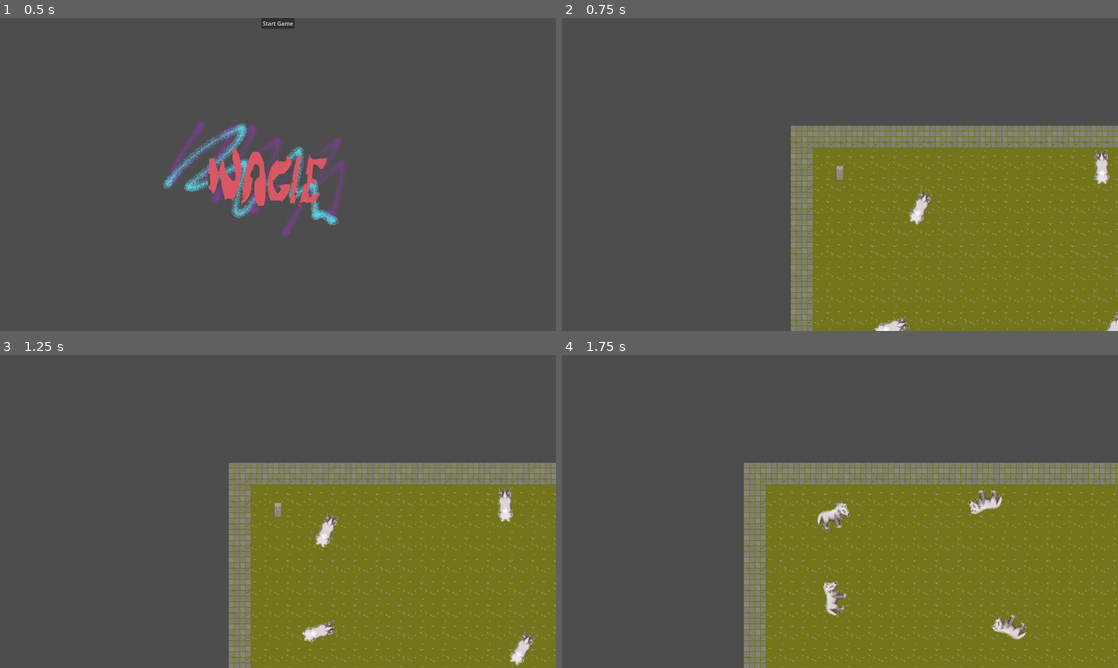
Above: before the commit, frames 1-4 (two rows, left to right).
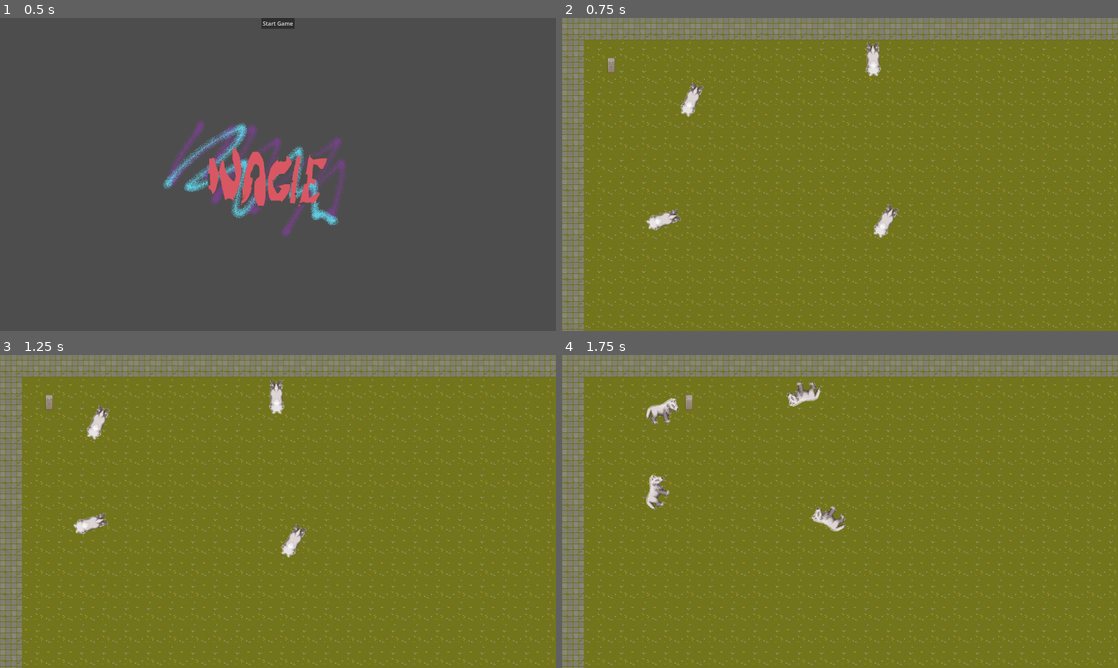
Above: after the commit, the same moments.

Repository: Huve/minor_inconvenience
Game: Godot game, scene res://StartMenu.tscn
Same seed, same stepped clock (60 frames per second), same inputs: the game is played once before the commit and once after it.
Inputs:
- Up to frame 1 (0.5 s): no input
- Up to frame 2 (0.75 s): click "Start Game" at 0.5 s
- Up to frame 3 (1.25 s): no input
- Up to frame 4 (1.75 s): hold Right (ui_right) from 1.28 s (still down)

Frame 1 is identical in both runs. In frame 2, 71% of the frame differs, in the area x 0-100%, y 0-100%; in frame 3, 71%; in frame 4, 65%.

Commit message:
Limit camera to map
Limit the camera to the size of the map so it doesn't see out of bounds cells.

Diff:
--- a/Game.tscn
+++ b/Game.tscn
@@ -170,6 +170,8 @@
 
 [node name="PlayerCamera2D" type="Camera2D" parent="PlayerCharacterBody2D"]
 position = Vector2(0, 2)
+limit_left = 0
+limit_top = 0
 script = ExtResource("6_xnst2")
 
 [node name="wolfEnemy" parent="." instance=ExtResource("6_h0cjy")]
--- a/LevelTileMap.gd
+++ b/LevelTileMap.gd
@@ -3,8 +3,8 @@
 
 # Called when the node enters the scene tree for the first time.
 func _ready():
-	var level_width = 400
-	var level_height = 200
+	var level_width = 80
+	var level_height = 40
 	generate_level(level_width, level_height)
 
 
--- a/PlayerCharacterBody2D.gd
+++ b/PlayerCharacterBody2D.gd
@@ -2,7 +2,7 @@
 
 @onready var _animation_player = $PlayerAnimationPlayer
 
-const SPEED = 300.0
+const SPEED = 500.0
 
 # Get the gravity from the project settings to be synced with RigidBody nodes.
 var gravity = ProjectSettings.get_setting("physics/2d/default_gravity")
